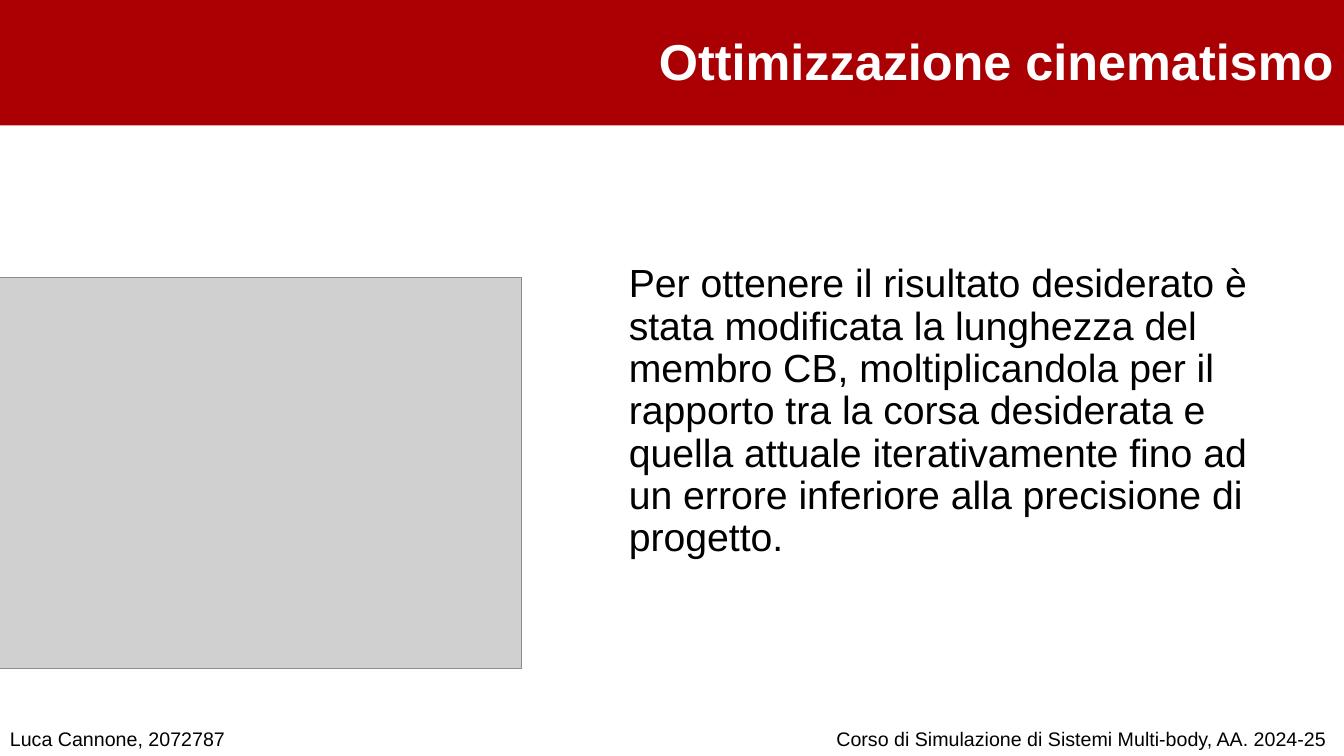
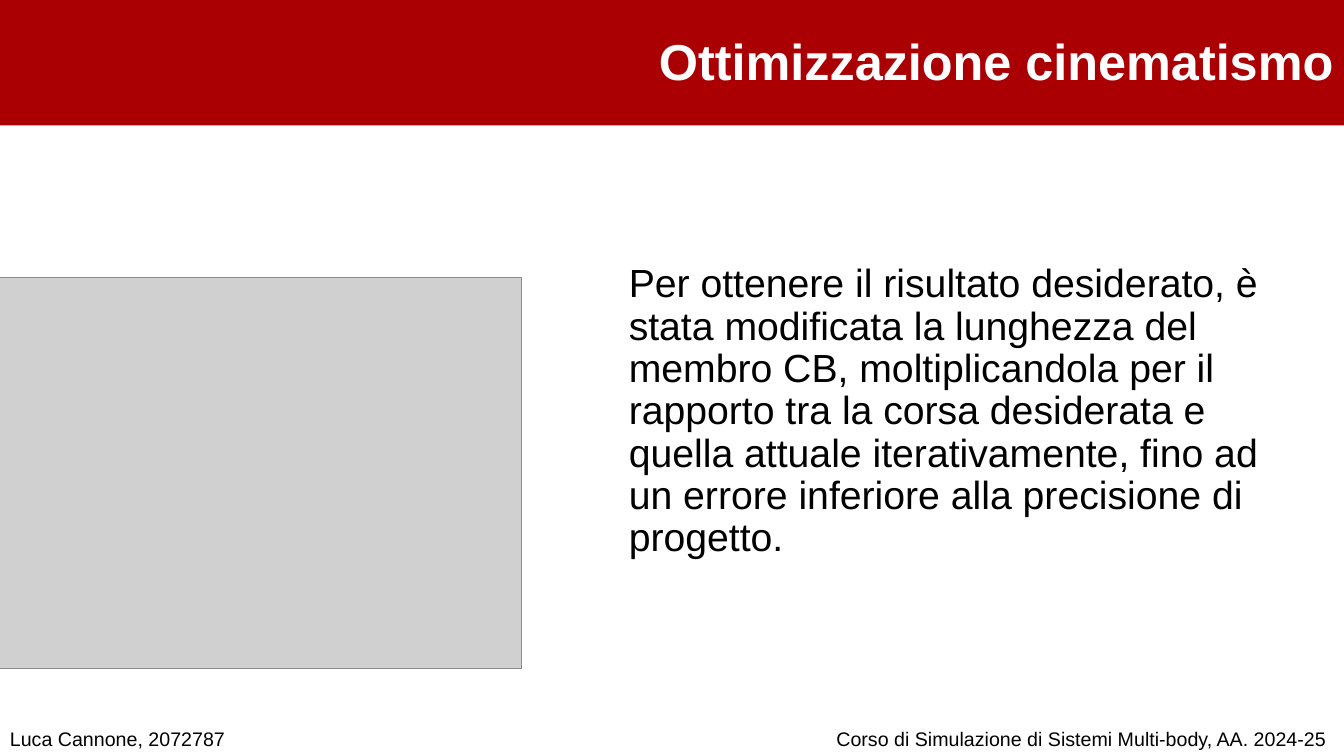
Before and after one commit to cannoneluca/Progetto_Simulazione_MultiBody, a slide deck: slide 6 of Presentazione .pptx. Drawn at 1344x756 pixels with LibreOffice and Linux fonts; fonts in the diff are those of the drawing; grey boxes stand for pictures; background and template pictures are left out. Boxes give left, top, right and bottom in pixels: in the first picture for what was removed or moved away, otherwise in the second. Text is boxed around its words. In the diff, an @@ line names an element or a change of style, - is before the commit and + after.

```diff
--- a/Presentazione .pptx
+++ b/Presentazione .pptx
@@ text at [629,268,1258,559]: text changed @@
-Per ottenere il risultato desiderato è stata modificata la lunghezza del membro CB, moltiplicandola per il rapporto tra la corsa desiderata e quella attuale iterativamente fino ad un errore inferiore alla precisione di progetto.
+Per ottenere il risultato desiderato, è stata modificata la lunghezza del membro CB, moltiplicandola per il rapporto tra la corsa desiderata e quella attuale iterativamente, fino ad un errore inferiore alla precisione di progetto.
```
Also in this commit, not shown: 18 other slides changed, 1 slide added, 1 slide removed.
